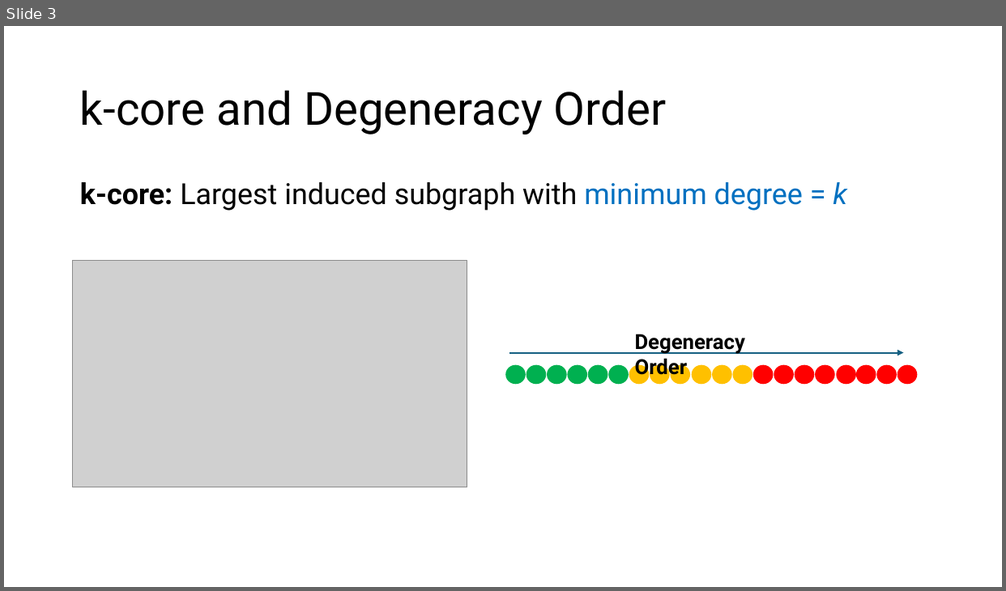
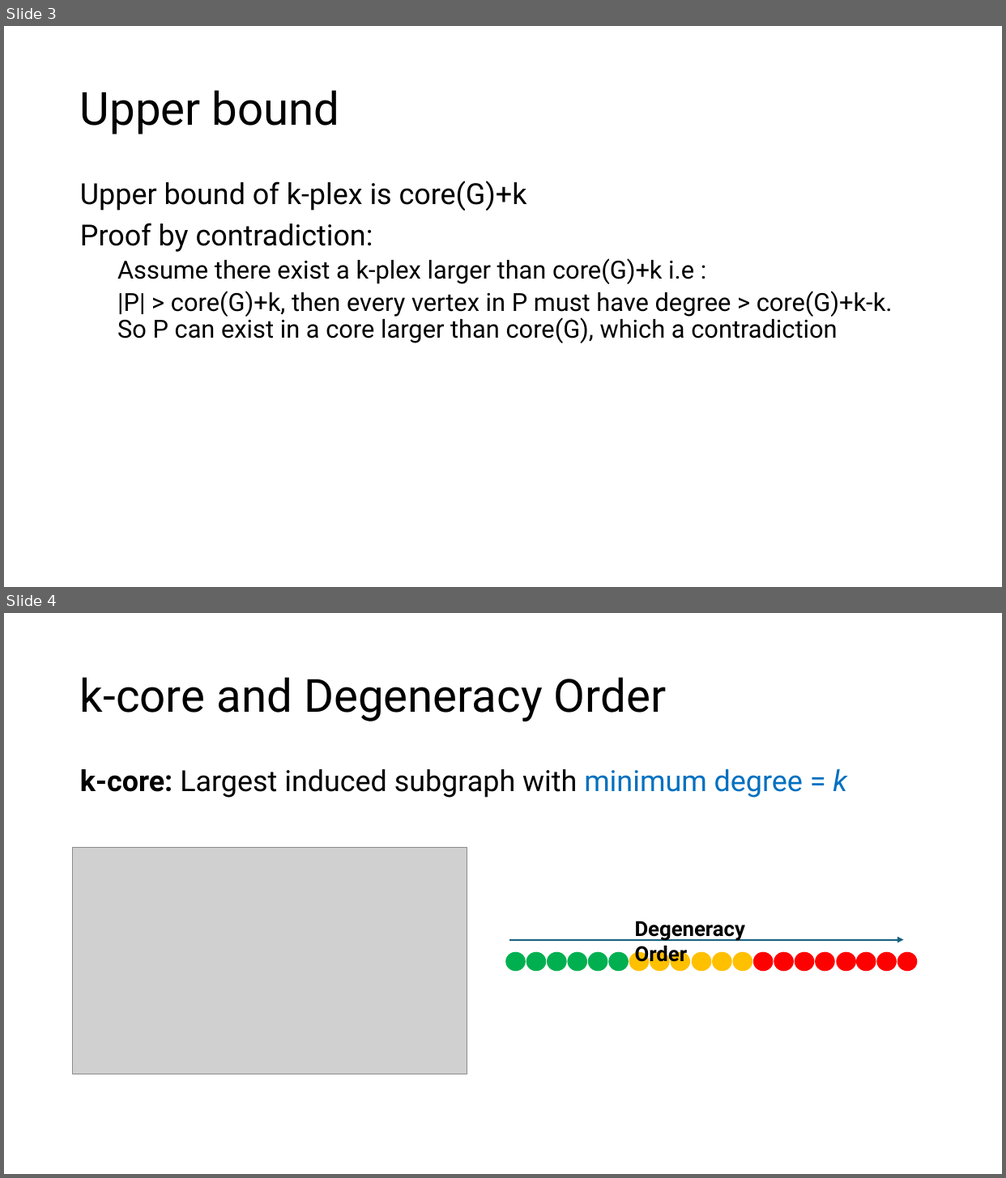
Before and after one commit to akhlaqueak/MaxKPlex, a slide deck: ML integration.pptx. Shown one above the other, each under a label of ours: slide 3 before the commit, slides 3 and 4 after it. The pictures are 1006x591 and 1006x1178 pixels, drawn with LibreOffice and Linux fonts; fonts in the diff are those of the drawing; grey boxes stand for pictures. Boxes give left, top, right and bottom in pixels: in the first picture for what was removed or moved away, otherwise in the second. Text is boxed around its words. In the diff, an @@ line names an element or a change of style, - is before the commit and + after.

```diff
--- a/ML integration.pptx
+++ b/ML integration.pptx
@@ slide 3 added at [4,26,1002,587], background #FFFFFF @@
@@ title added at [80,90,340,135], 44 pt, text #000000 @@
+Upper bound
@@ text added at [80,181,893,344], 24 pt, text #000000 @@
+Upper bound of k-plex is core(G)+k
+Proof by contradiction:
+  Assume there exist a k-plex larger than core(G)+k i.e :
+  |P| > core(G)+k, then every vertex in P must have degree > core(G)+k-k. So P can exist in a core larger than core(G), which a contradiction
@@ what was slide 3 is now slide 4 @@
```
Also in this commit, not shown: 2 slides changed, 4 other slides added, 5 other files.
